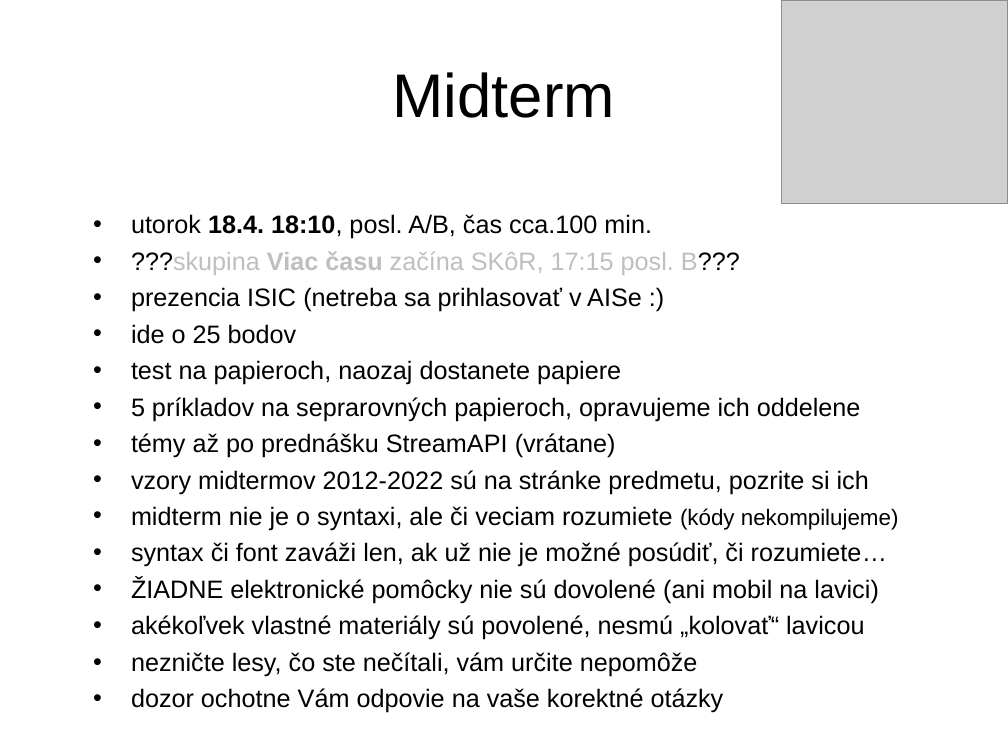
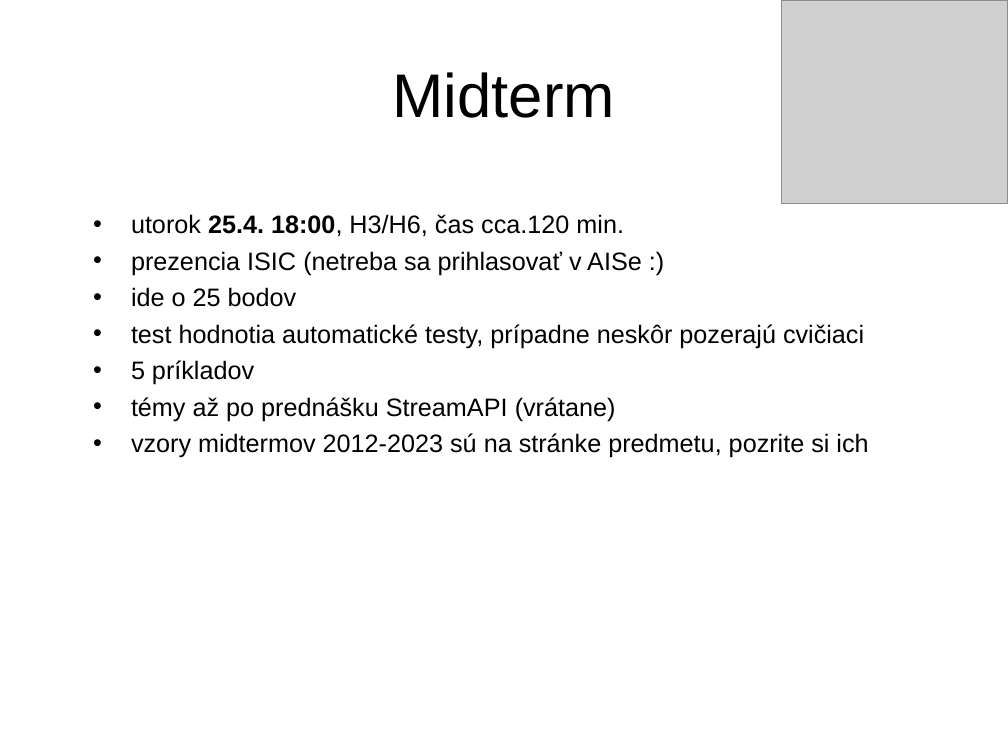
Before and after one commit to Programovanie4/Prednasky, a slide deck: slide 2 of 08/08_java.ppt. Drawn at 1008x756 pixels with LibreOffice and Linux fonts; fonts in the diff are those of the drawing; grey boxes stand for pictures. Boxes give left, top, right and bottom in pixels: in the first picture for what was removed or moved away, otherwise in the second. Text is boxed around its words. In the diff, an @@ line names an element or a change of style, - is before the commit and + after.

```diff
--- a/08/08_java.ppt
+++ b/08/08_java.ppt
@@ text at (131,214,624,237): text changed @@
-• utorok 18.4. 18:10, posl. A/B, čas cca.100 min.
-• ???skupina Viac času začína SKôR, 17:15 posl. B???
+• utorok 25.4. 18:00, H3/H6, čas cca.120 min.
@@ text at (131,324,864,385): text changed @@
-• test na papieroch, naozaj dostanete papiere
-• 5 príkladov na seprarovných papieroch, opravujeme ich oddelene
+• test hodnotia automatické testy, prípadne neskôr pozerajú cvičiaci
+• 5 príkladov
@@ text at (131,433,868,458): text changed @@
-• vzory midtermov 2012-2022 sú na stránke predmetu, pozrite si ich
-• midterm nie je o syntaxi, ale či veciam rozumiete (kódy nekompilujeme)
-• syntax či font zaváži len, ak už nie je možné posúdiť, či rozumiete…
-• ŽIADNE elektronické pomôcky nie sú dovolené (ani mobil na lavici)
-• akékoľvek vlastné materiály sú povolené, nesmú „kolovať“ lavicou
-• nezničte lesy, čo ste nečítali, vám určite nepomôže
-• dozor ochotne Vám odpovie na vaše korektné otázky
+• vzory midtermov 2012-2023 sú na stránke predmetu, pozrite si ich
```
Also in this commit, not shown: 4 other files.
